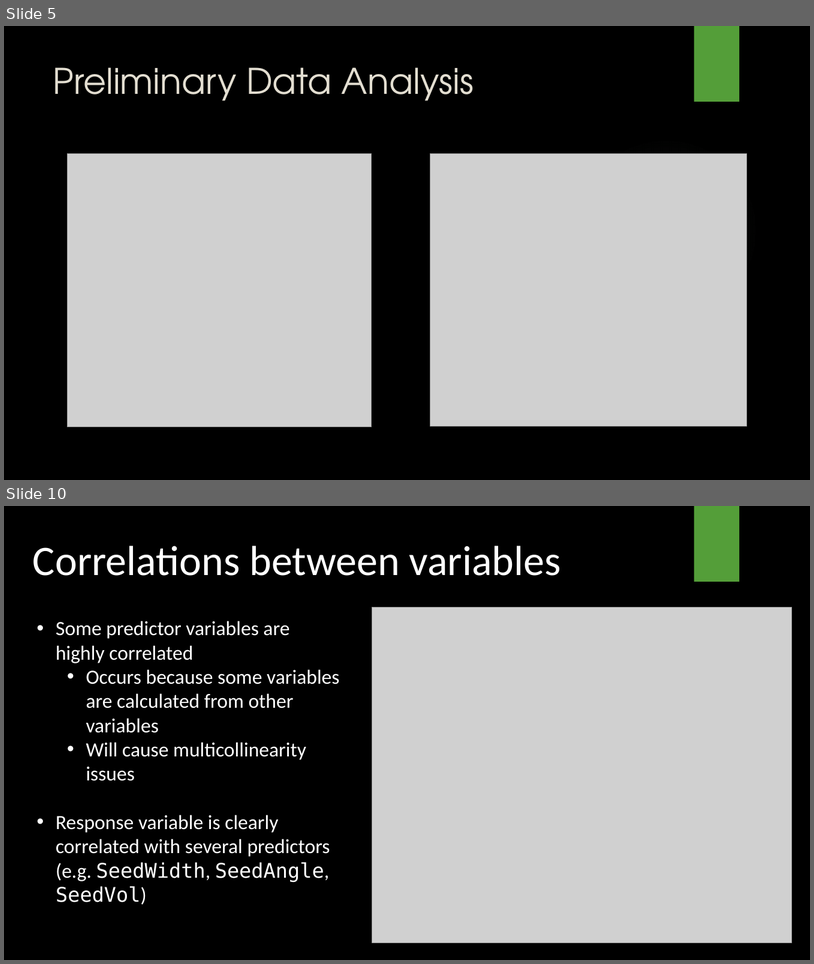
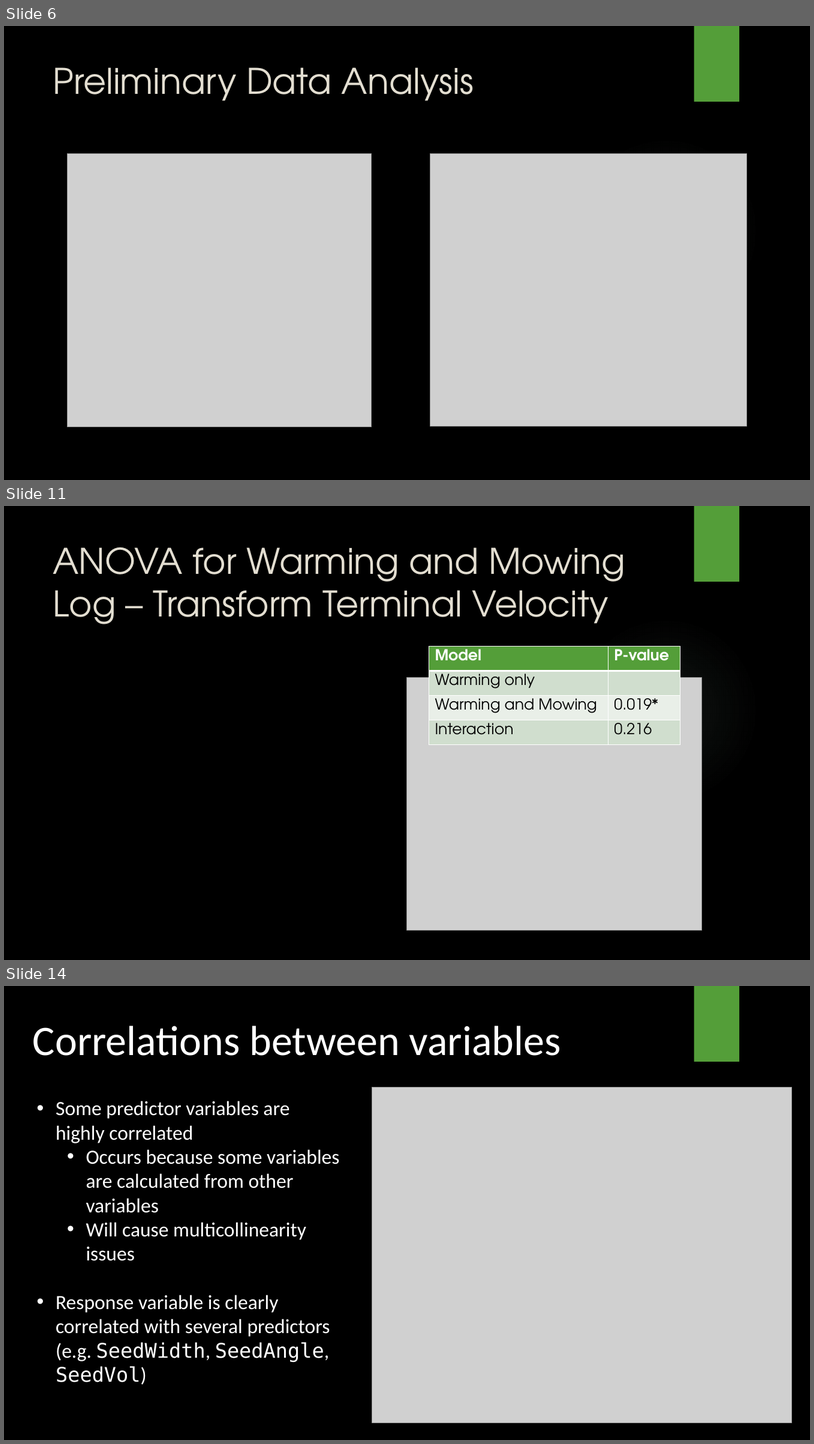
Before and after one commit to TrevorHD/CNSeedDrop, a slide deck: DreesHowerton_STAT501_Presentation.pptx. Shown one above the other, each under a label of ours: slides 5 and 10 before the commit, slides 6, 11 and 14 after it; the slides between them are not shown. The pictures are 814x964 and 814x1444 pixels, drawn with LibreOffice and Linux fonts; fonts in the diff are those of the drawing; grey boxes stand for pictures; background and template pictures are left out. Boxes give left, top, right and bottom in pixels: in the first picture for what was removed or moved away, otherwise in the second. Text is boxed around its words. In the diff, an @@ line names an element or a change of style, - is before the commit and + after.

```diff
--- a/DreesHowerton_STAT501_Presentation.pptx
+++ b/DreesHowerton_STAT501_Presentation.pptx
@@ slide 11 added at [4, 506, 810, 960], background picture (left out); not listed: 2 template elements that a slide beside it also shows @@
@@ title added at [53, 547, 625, 624], 42 pt, text #E3DED1 @@
+ANOVA for Warming and Mowing
+Log – Transform Terminal Velocity
@@ table added at [429, 646, 681, 744], 4 rows, 2 columns @@
+Model | P-value
+Warming only | 
+Warming and Mowing | 0.019*
+Interaction | 0.216
@@ picture added at [408, 678, 703, 930] @@
@@ what was slide 5 is now slide 6 @@
@@ what was slide 10 is now slide 14 @@
```
Also in this commit, not shown: 2 slides changed, 4 other slides added, 1 slide removed, 4 other files.
